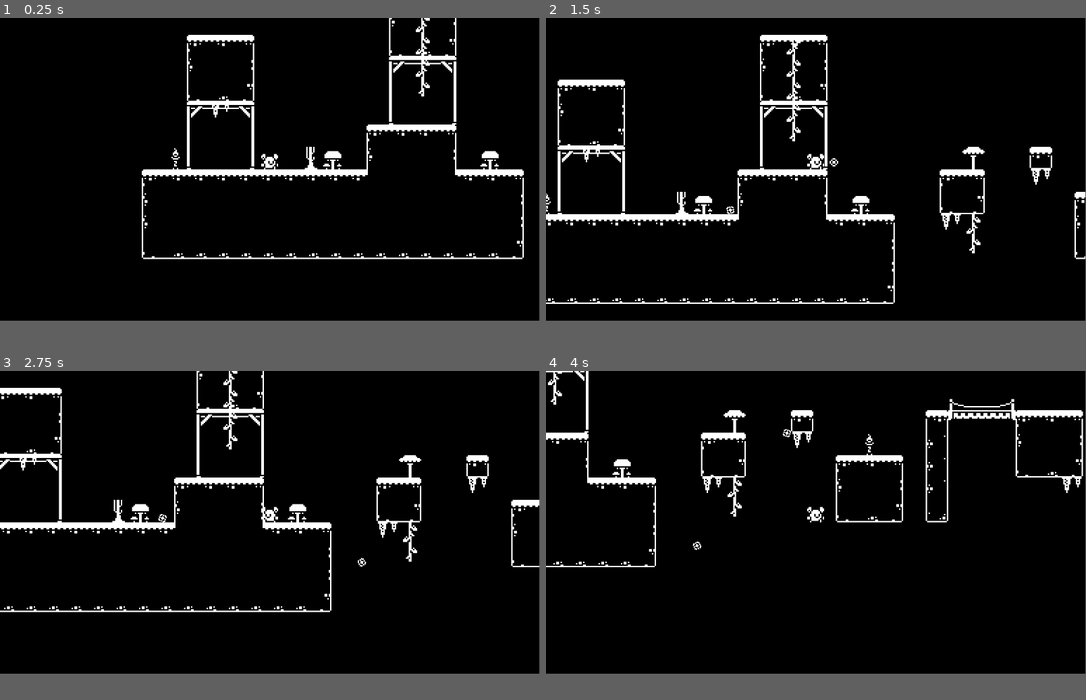
Above: before the commit, frames 1-4 (two rows, left to right).
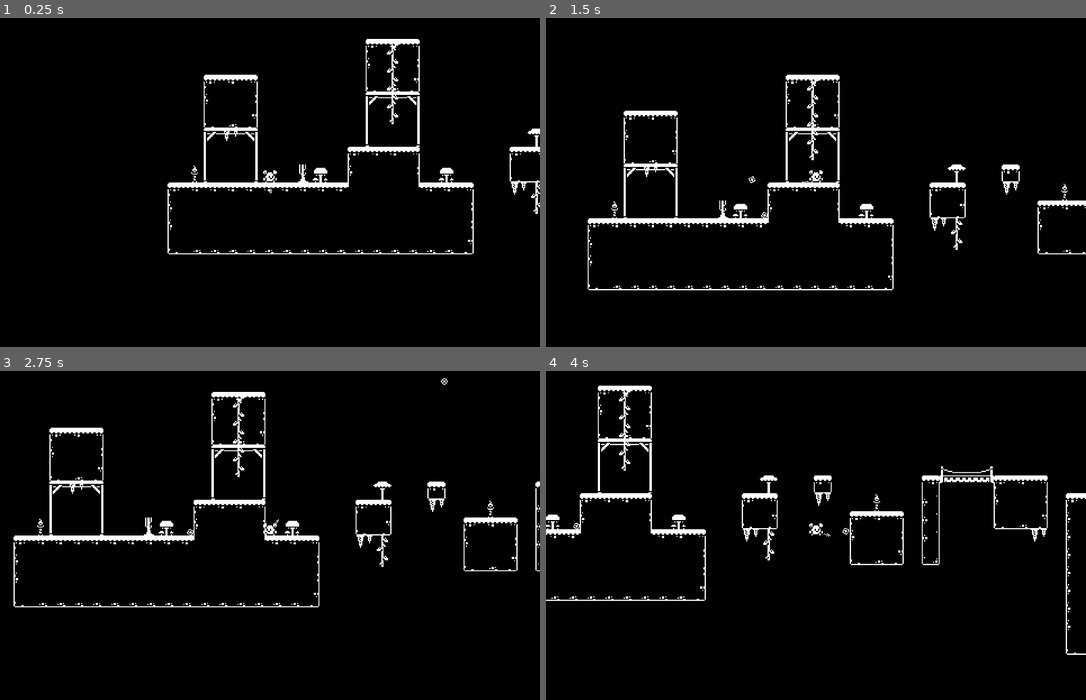
Above: after the commit, the same moments.

Repository: LeyvaGeorge/1-bit
Game: Godot game, scene res://world.tscn
Same seed, same stepped clock (60 frames per second), same inputs: the game is played once before the commit and once after it.
Inputs (mouse positions are in pixels of both pictures, inside the frame that each line leads up to):
- Up to frame 1 (0.25 s): no input
- Up to frame 2 (1.5 s): tap Enter at 0.5 s; move the mouse to (934, 152) at 0.52 s; hold D (right) from 0.53 s (still down); click (934, 152) at 0.6 s; tap Space (jump) at 0.77 s; move the mouse to (708, 185) at 1.27 s; click (708, 185) at 1.35 s
- Up to frame 3 (2.75 s): tap Space (jump) at 1.52 s; move the mouse to (324, 456) at 2.02 s; release D (right) at 2.03 s; hold A (left) from 2.03 s (still down); click (324, 456) at 2.1 s
- Up to frame 4 (4 s): move the mouse to (789, 581) at 2.77 s; release A (left) at 2.78 s; hold D (right) from 2.78 s (still down); click (789, 581) at 2.85 s; tap Space (jump) at 3.02, 3.77 s; move the mouse to (978, 568) at 3.52 s; click (978, 568) at 3.6 s
In our replay, the window is 799x449 before the commit and 800x488 after it. These sizes can differ from the game's own. Grey fills any space a smaller window leaves; there, only what the larger window draws over its background counts as a difference.

The runs differ from the first frame. In frame 1, 7.9% of the frame differs, in the area x 26-100%, y 0-74%; in frame 2, 8.6%; in frame 3, 8.8%, in the area x 0-100%, y 0-74%; in frame 4, 7.7%.

Commit message:
Finished Part 4

Diff:
--- /dev/null
+++ b/characters/player/hand_anchor.gd
@@ -0,0 +1,8 @@
+class_name HandAnchor
+extends Node2D
+
+
+func _process(_delta: float) -> void:
+	var cursor_position = get_global_mouse_position()
+	var rotation_angle = global_position.angle_to_point(cursor_position)
+	rotation = rotation_angle
--- a/characters/player/player.tscn
+++ b/characters/player/player.tscn
@@ -6,12 +6,18 @@
 [ext_resource type="Script" path="res://characters/facing.gd" id="3_x5ljq"]
 [ext_resource type="Script" path="res://characters/player/player_input.gd" id="4_qxftb"]
 [ext_resource type="Script" path="res://characters/shooter.gd" id="6_2gvtm"]
+[ext_resource type="Script" path="res://characters/player/hand_anchor.gd" id="6_dsfp6"]
 [ext_resource type="Resource" uid="uid://cgtcxr5cjknk1" path="res://weapons/projectiles/fireable_basic.tres" id="7_mjhg7"]
 [ext_resource type="Resource" uid="uid://f88fup37tnxx" path="res://data/group_names.tres" id="8_kxano"]
+[ext_resource type="Texture2D" uid="uid://dmhc1010jfvbp" path="res://assets/kenny_1_bit/monochrome_tilemap_transparent.png" id="9_ob41l"]
 
 [sub_resource type="CapsuleShape2D" id="CapsuleShape2D_tetx3"]
 radius = 4.0
 height = 10.0
+
+[sub_resource type="AtlasTexture" id="AtlasTexture_qis7s"]
+atlas = ExtResource("9_ob41l")
+region = Rect2(135, 204, 17, 16)
 
 [node name="Player" type="CharacterBody2D"]
 script = ExtResource("1_33iie")
@@ -32,11 +38,23 @@
 [node name="PlayerInput" type="Node" parent="." node_paths=PackedStringArray("player", "shooter")]
 script = ExtResource("4_qxftb")
 player = NodePath("..")
-shooter = NodePath("../Shooter")
+shooter = NodePath("../HandAnchor/Shooter")
 actions = ExtResource("2_3vc43")
 
-[node name="Shooter" type="Node2D" parent="."]
-position = Vector2(8, -5)
+[node name="HandAnchor" type="Node2D" parent="."]
+position = Vector2(0, -3)
+script = ExtResource("6_dsfp6")
+
+[node name="Shooter" type="RayCast2D" parent="HandAnchor"]
+position = Vector2(14, -1)
+target_position = Vector2(0, 0)
+hit_from_inside = true
 script = ExtResource("6_2gvtm")
 fireable = ExtResource("7_mjhg7")
 group_names = ExtResource("8_kxano")
+
+[node name="Sprite2D" type="Sprite2D" parent="HandAnchor/Shooter"]
+position = Vector2(-4, 0)
+rotation = 1.57079
+scale = Vector2(0.5, 0.5)
+texture = SubResource("AtlasTexture_qis7s")
--- a/characters/shooter.gd
+++ b/characters/shooter.gd
@@ -1,9 +1,10 @@
 class_name Shooter
-extends Node2D
+extends RayCast2D
 ## Lauches projectiles when try_shoot is called successfully
 
 @export var fireable : Fireable
 @export var group_names: GroupNames
+@export var default_direction = Vector2.RIGHT
 
 var projectiles_parent : Node
 
@@ -12,11 +13,17 @@
 	assert(projectiles_parent != null, "Projectiles node is required for this script to work.")
 
 func try_shoot() -> bool:
-	_shoot()
-	return true
+	if not is_colliding():
+		_shoot()
+		return true
+
+	return false
+
 
 
 func _shoot():
 	var projectile = fireable.scene.instantiate() as Projectile
 	projectiles_parent.add_child(projectile)
 	projectile.global_position = global_position
+	var launch_direction = default_direction.rotated(global_rotation)
+	projectile.launch(launch_direction)
--- a/project.godot
+++ b/project.godot
@@ -14,6 +14,11 @@
 run/main_scene="res://world.tscn"
 config/features=PackedStringArray("4.3", "Forward Plus")
 config/icon="res://icon.svg"
+
+[display]
+
+window/size/viewport_width=1440
+window/size/viewport_height=880
 
 [input]
 
--- a/weapons/projectiles/projectile.gd
+++ b/weapons/projectiles/projectile.gd
@@ -6,5 +6,5 @@
 @export_range(0, 300,.2, "or_greater") var initial_velocity: float = 300.0
 
 
-func _ready() -> void:
-	linear_velocity.x = initial_velocity
+func launch(p_move_direction : Vector2):
+	linear_velocity = initial_velocity * p_move_direction
Not shown: 1 places in characters/player/player.tscn that only renumber resources
